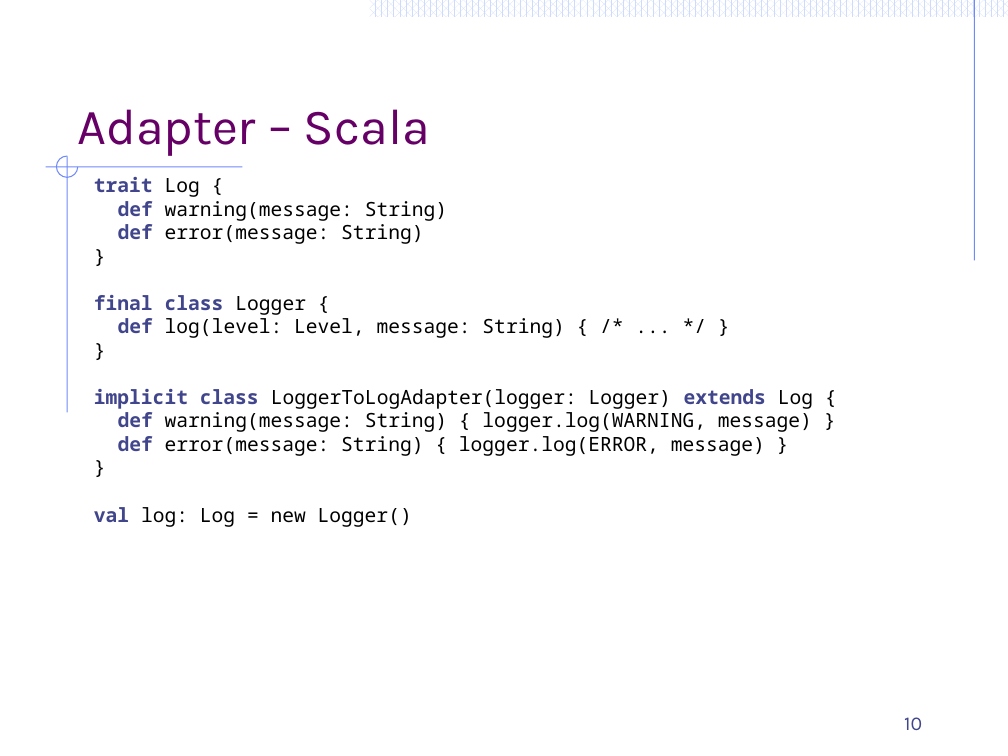
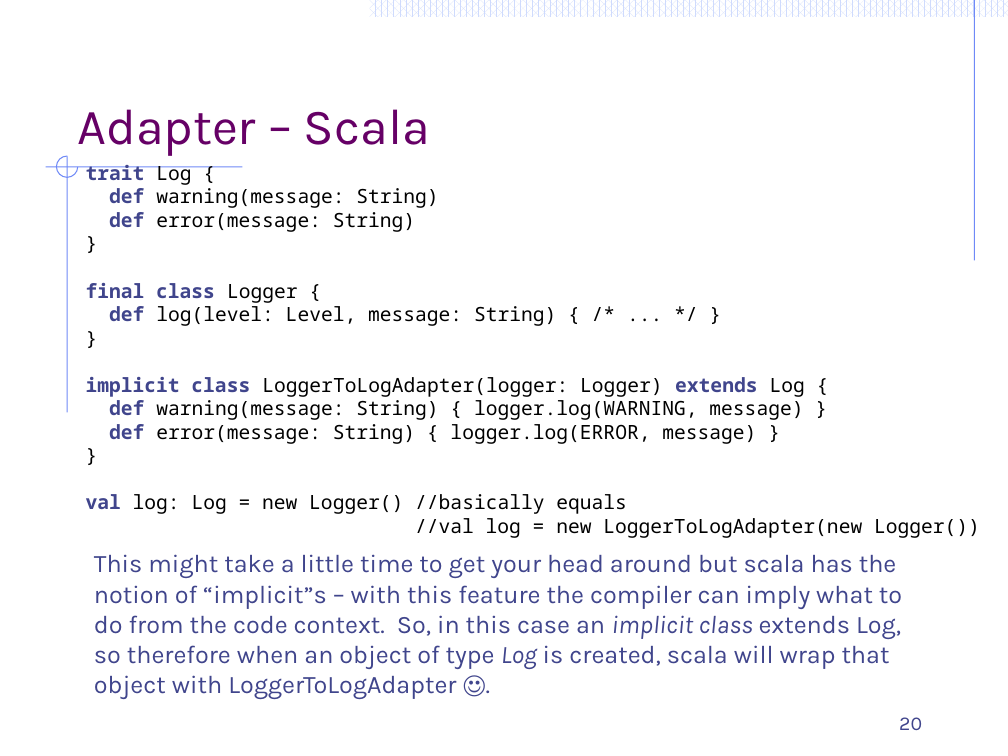
Before and after one commit to ArchitectingSoftware/CS575-SoftwareDesign, a slide deck: slide 20 of Lectures/M7-FunctionalDesignPatterns.pptx (slide 10 before the commit). Drawn at 1008x756 pixels with LibreOffice and Linux fonts; fonts in the diff are those of the drawing. Boxes give left, top, right and bottom in pixels: in the first picture for what was removed or moved away, otherwise in the second. Text is boxed around its words. In the diff, an @@ line names an element or a change of style, - is before the commit and + after.

```diff
--- a/Lectures/M7-FunctionalDesignPatterns.pptx
+++ b/Lectures/M7-FunctionalDesignPatterns.pptx
@@ text "trait Log {" moved from (x1=94, y1=177, x2=813, y2=527) to (x1=86, y1=165, x2=980, y2=538) @@
@@ text at (x1=86, y1=494, x2=980, y2=538): text changed @@
-val log: Log = new Logger()
+val log: Log = new Logger() //basically equals
+//val log = new LoggerToLogAdapter(new Logger())
@@ text added at (x1=94, y1=554, x2=902, y2=699), 18 pt, text #40458C @@
+This might take a little time to get your head around but scala has the notion of “implicit”s – with this feature the compiler can imply what to do from the code context. So, in this case an implicit class extends Log, so therefore when an object of type Log is created, scala will wrap that object with LoggerToLogAdapter ☺.
@@ page number at (x1=899, y1=717, x2=922, y2=730): text changed @@
-10
+20
```
Also in this commit, not shown: 13 other slides changed, 27 slides added, 25 slides removed, 3 other files.
